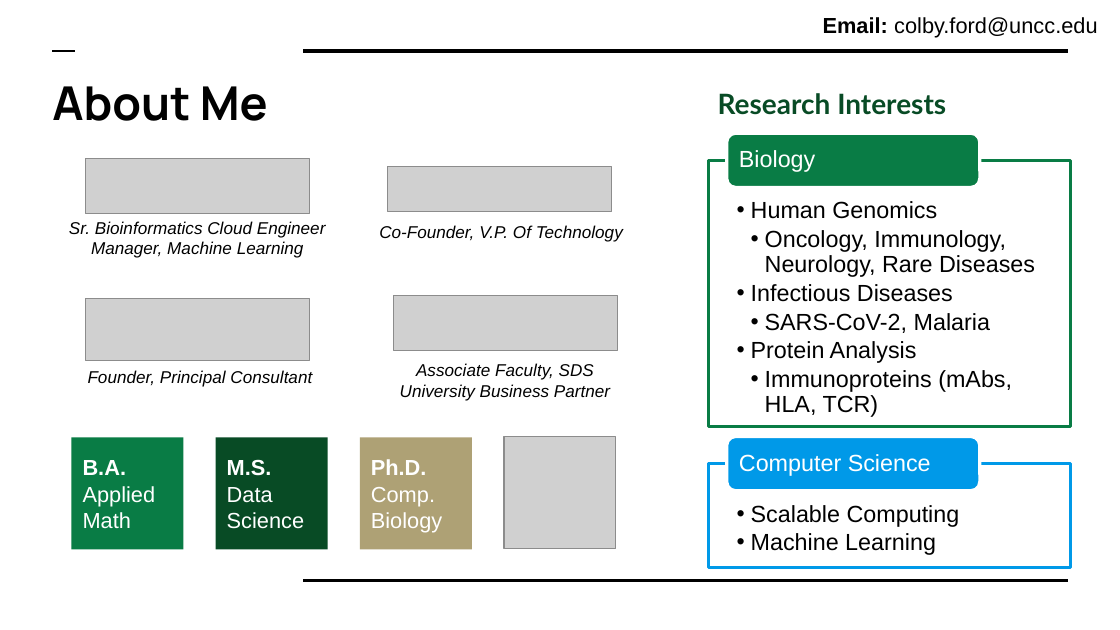
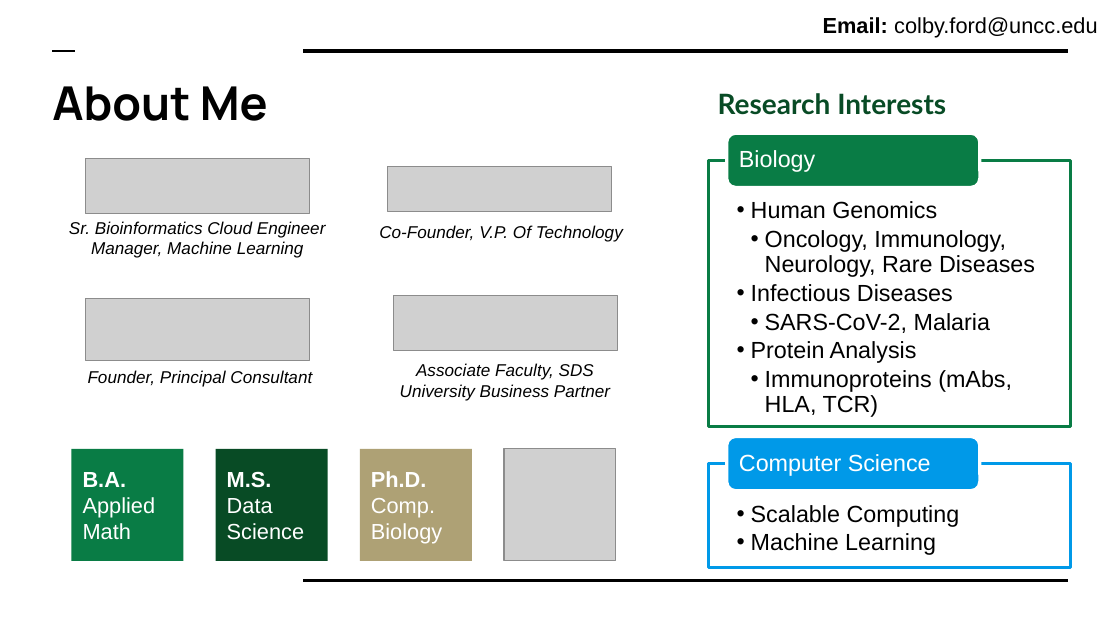
Before and after one commit to colbyford/colbyford.github.io, a slide deck: slide 3 of presentations/UNCC_GittingStarted_10-18-21.pptx. Drawn at 1120x630 pixels with LibreOffice and Linux fonts; fonts in the diff are those of the drawing; grey boxes stand for pictures. Boxes give left, top, right and bottom in pixels: in the first picture for what was removed or moved away, otherwise in the second. Text is boxed around its words. In the diff, an @@ line names an element or a change of style, - is before the commit and + after.

```diff
--- a/presentations/UNCC_GittingStarted_10-18-21.pptx
+++ b/presentations/UNCC_GittingStarted_10-18-21.pptx
@@ 3 rectangles, 1 picture: place and size @@
-3 rectangles, 1 picture at (72,437,616,550)
+3 rectangles, 1 picture at (72,449,616,561)
```
